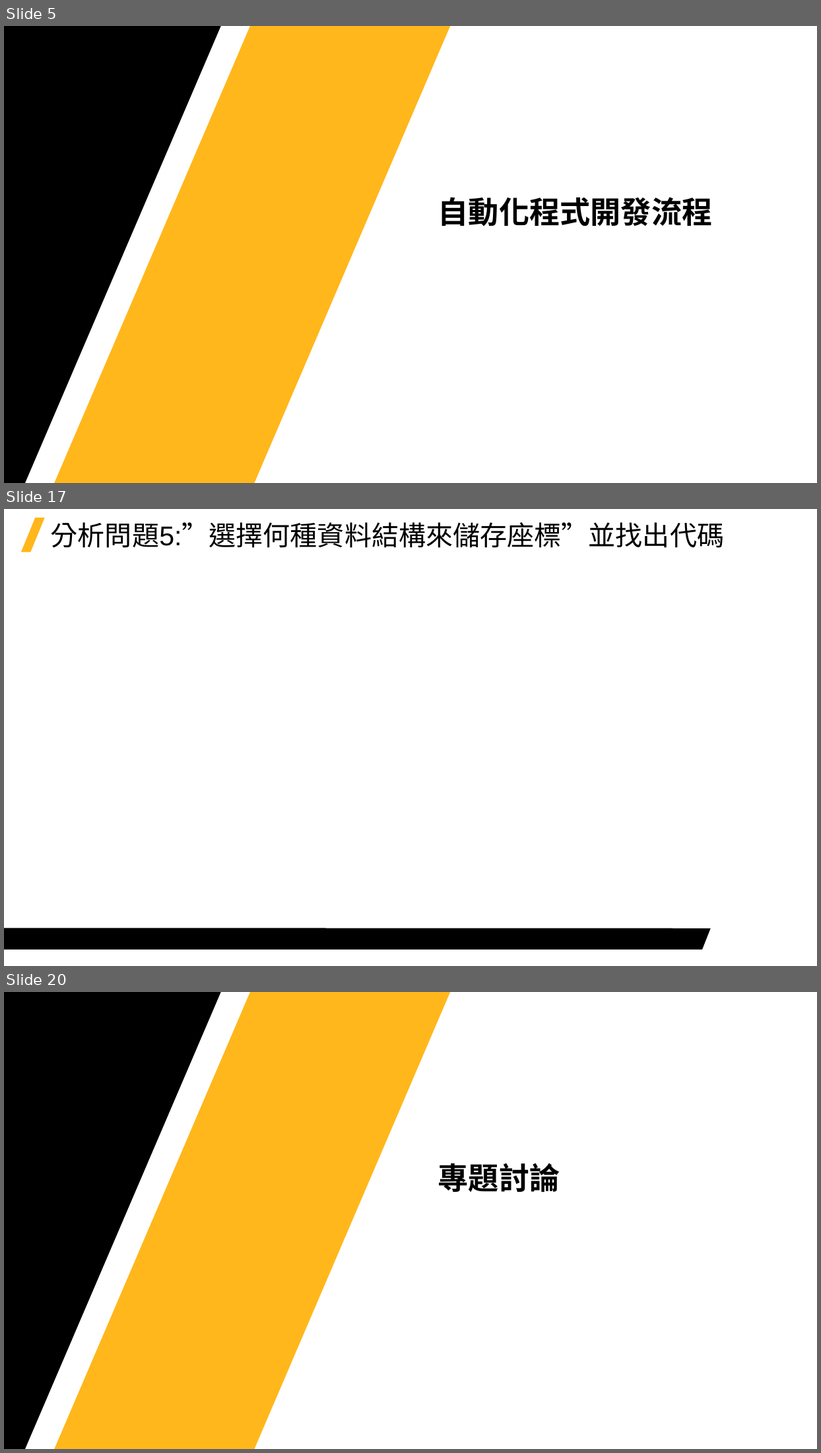
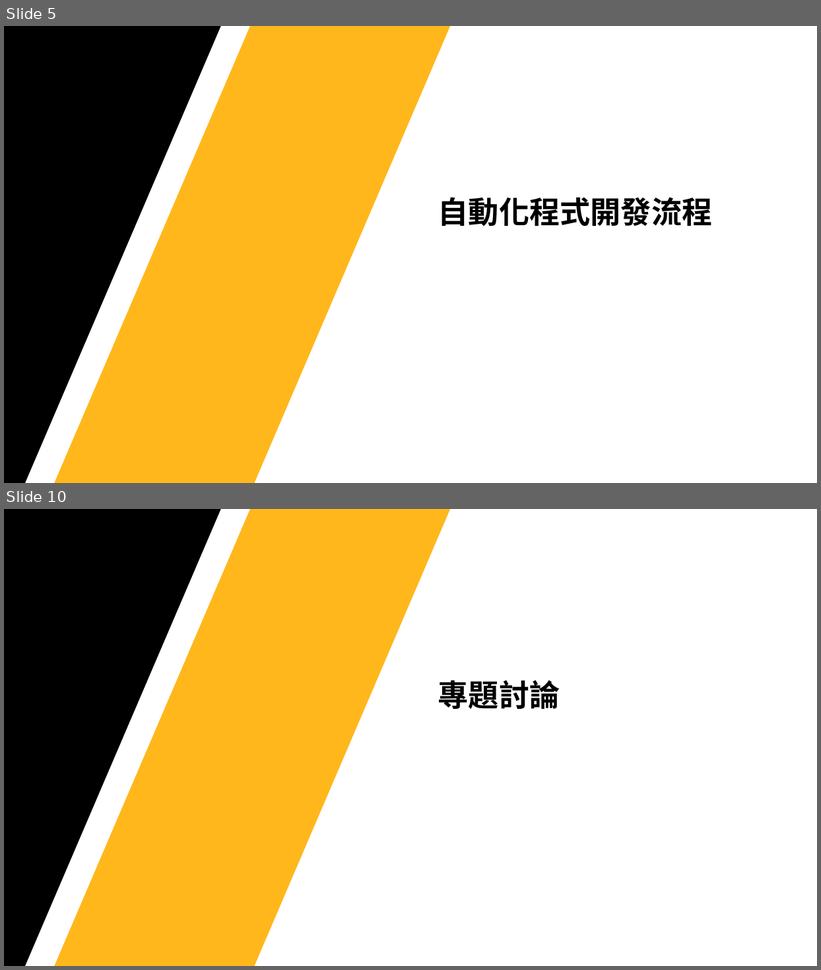
Before and after one commit to Jerrick-cheng/AEDT-Automation-Camp, a slide deck: 上課教材/Week2.pptx. Shown one above the other, each under a label of ours: slides 5, 17 and 20 before the commit, slides 5 and 10 after it; the slides between them are not shown. The pictures are 821x1453 and 821x970 pixels, drawn with LibreOffice and Linux fonts; fonts in the diff are those of the drawing; background and template pictures are left out. Boxes give left, top, right and bottom in pixels: in the first picture for what was removed or moved away, otherwise in the second. Text is boxed around its words. In the diff, an @@ line names an element or a change of style, - is before the commit and + after.

```diff
--- a/上課教材/Week2.pptx
+++ b/上課教材/Week2.pptx
@@ slide 17 removed at (x1=4, y1=509, x2=817, y2=966), background #FFFFFF @@
@@ parallelogram removed at (x1=21, y1=518, x2=45, y2=552) @@
@@ title removed at (x1=51, y1=522, x2=724, y2=548) @@
-分析問題5:”選擇何種資料結構來儲存座標”並找出代碼
@@ freeform shape removed at (x1=4, y1=929, x2=711, y2=950) @@
@@ what was slide 20 is now slide 10 @@
```
Also in this commit, not shown: 5 slides changed, 9 other slides removed, 5 other files.
